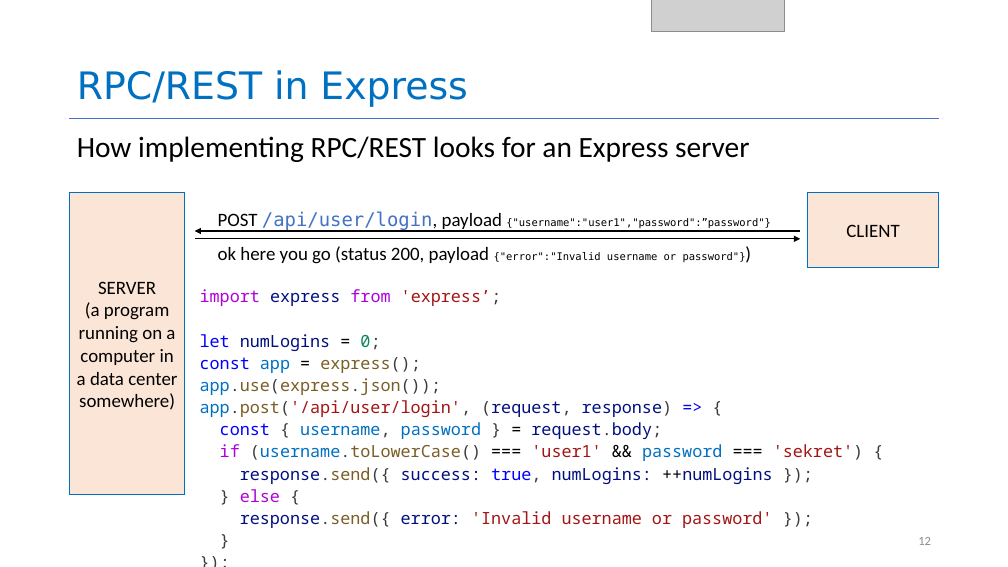
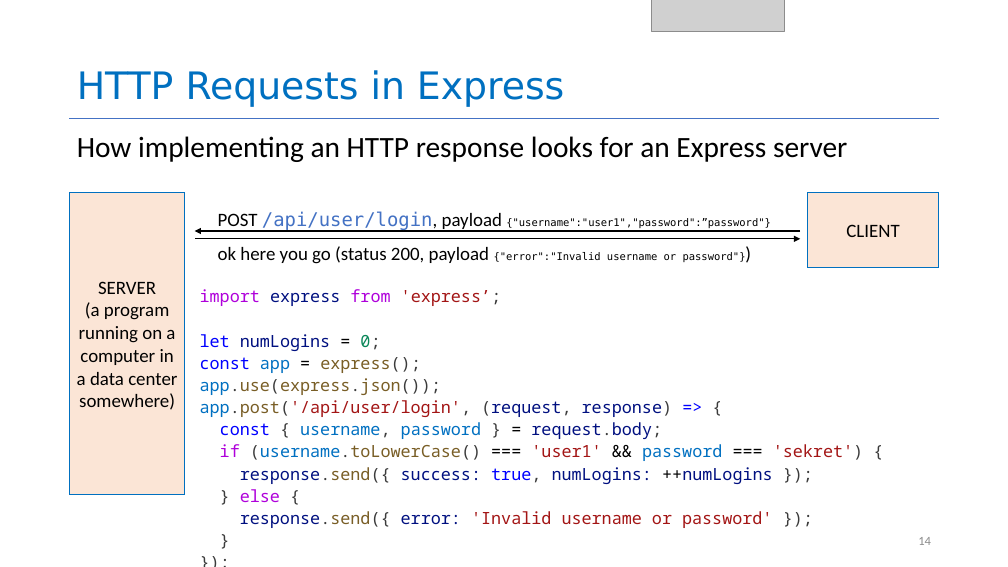
Before and after one commit to neu-se/CS4530-Spring-2026, a slide deck: slide 14 of Slides/Module 04 Web Applications.pptx (slide 12 before the commit). Drawn at 1008x567 pixels with LibreOffice and Linux fonts; fonts in the diff are those of the drawing; grey boxes stand for pictures. Boxes give left, top, right and bottom in pixels: in the first picture for what was removed or moved away, otherwise in the second. Text is boxed around its words. In the diff, an @@ line names an element or a change of style, - is before the commit and + after.

```diff
--- a/Slides/Module 04 Web Applications.pptx
+++ b/Slides/Module 04 Web Applications.pptx
@@ title at bbox=[77, 70, 564, 107]: text changed @@
-RPC/REST in Express
+HTTP Requests in Express
@@ text at bbox=[77, 136, 847, 162]: text changed @@
-How implementing RPC/REST looks for an Express server
+How implementing an HTTP response looks for an Express server
@@ page number at bbox=[918, 537, 931, 545]: text changed @@
-12
+14
```
Also in this commit, not shown: 6 other slides changed, 2 slides added, 2 other files.
